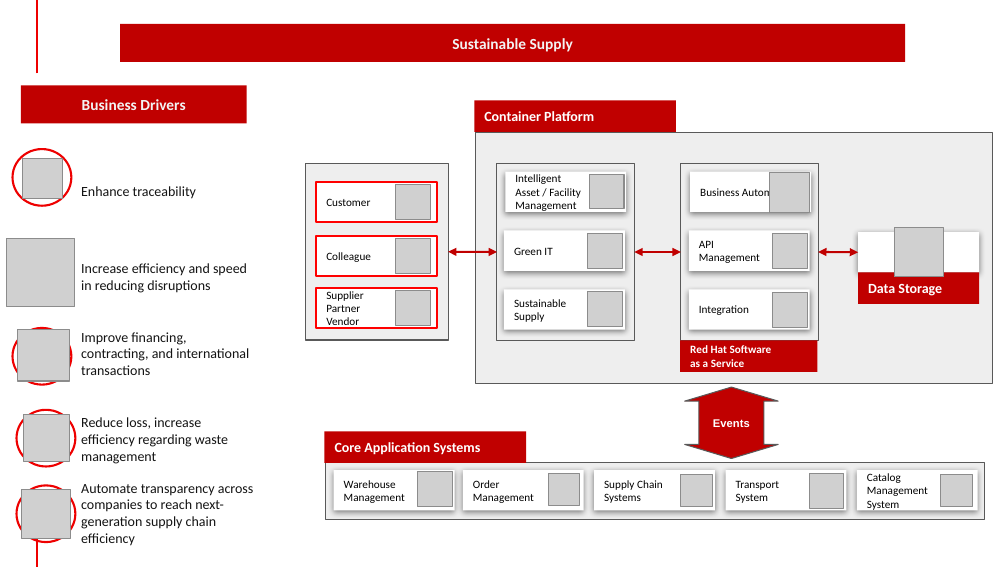
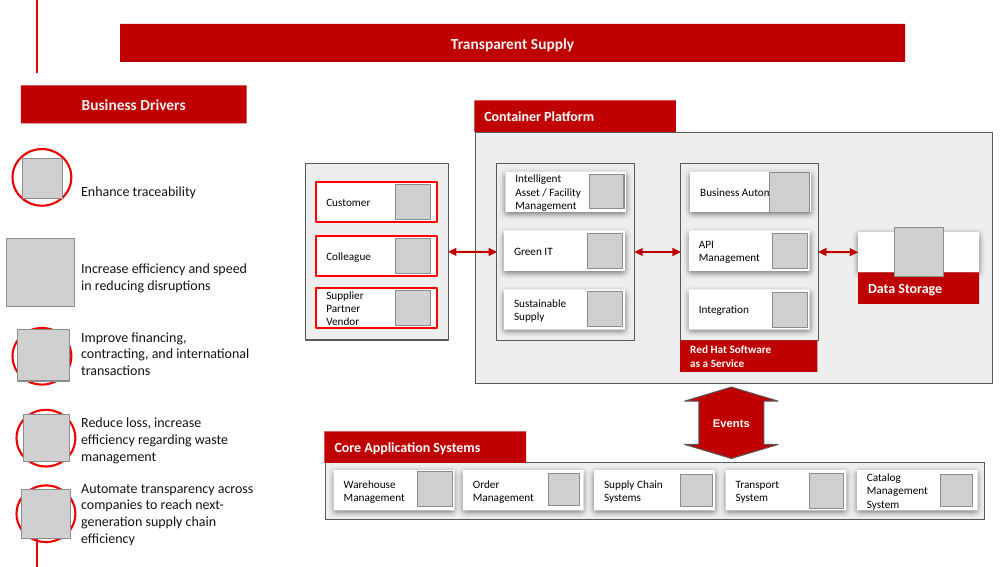
Before and after one commit to brucedkyle/architectures, a slide deck: slide 11 of docs/supplychain/downloads/SupplyChainOptimization.SolutionOverview.pptx. Drawn at 1008x567 pixels with LibreOffice and Linux fonts; fonts in the diff are those of the drawing; grey boxes stand for pictures; background and template pictures are left out. Boxes give left, top, right and bottom in pixels: in the first picture for what was removed or moved away, otherwise in the second. Text is boxed around its words. In the diff, an @@ line names an element or a change of style, - is before the commit and + after.

```diff
--- a/docs/supplychain/downloads/SupplyChainOptimization.SolutionOverview.pptx
+++ b/docs/supplychain/downloads/SupplyChainOptimization.SolutionOverview.pptx
@@ text in rectangle at (451, 38, 574, 52): text changed @@
-Sustainable Supply
+Transparent Supply
```
Also in this commit, not shown: 3 other slides changed, 52 other files.
